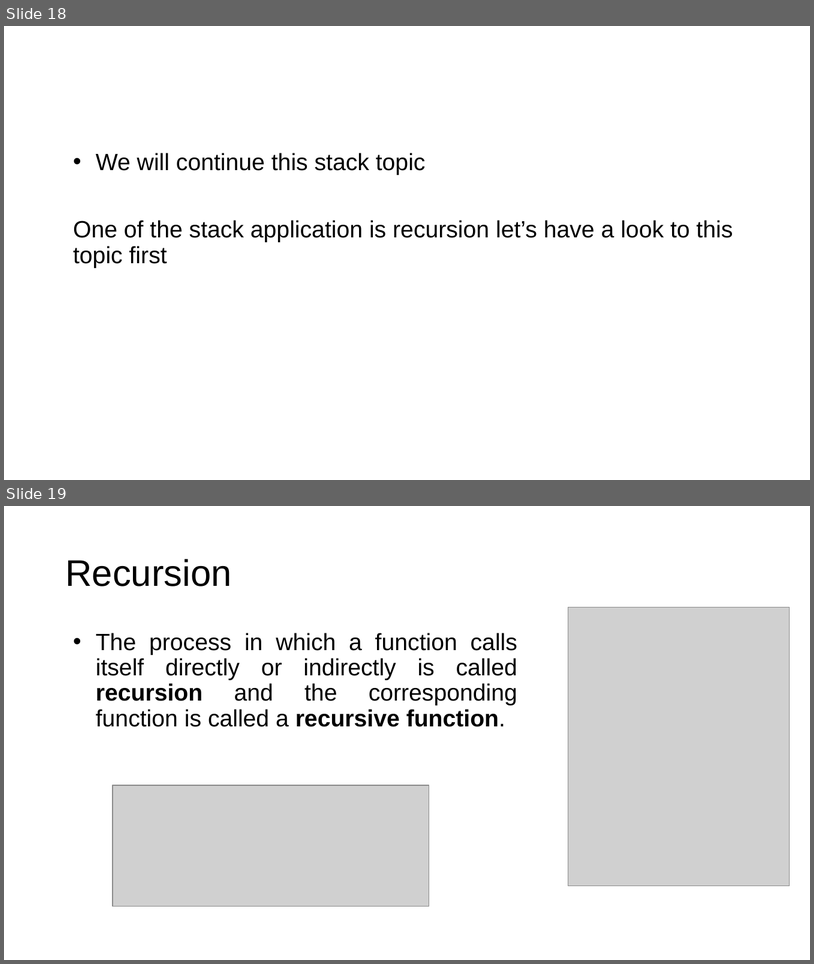
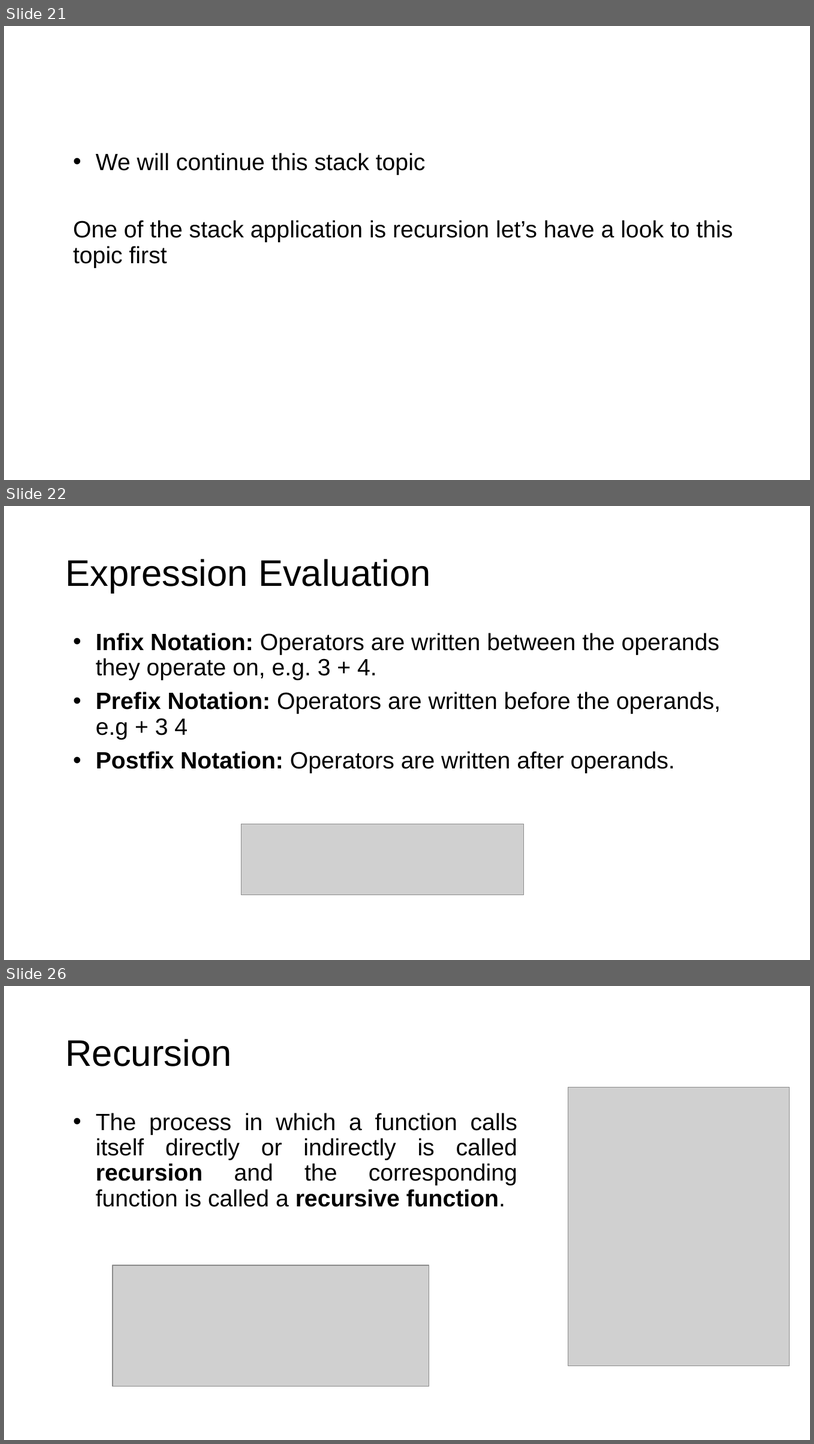
Before and after one commit to MuxammilSidd/FAST-KHI-Semester-3, a slide deck: Data Structures (Theory)/Slides/Ms. Rafia's GCR/DSA Week#04-05 Ms.Rafia.pptx. Shown one above the other, each under a label of ours: slides 18 and 19 before the commit, slides 21, 22 and 26 after it; the slides between them are not shown. The pictures are 814x964 and 814x1444 pixels, drawn with LibreOffice and Linux fonts; fonts in the diff are those of the drawing; grey boxes stand for pictures. Boxes give left, top, right and bottom in pixels: in the first picture for what was removed or moved away, otherwise in the second. Text is boxed around its words. In the diff, an @@ line names an element or a change of style, - is before the commit and + after.

```diff
--- a/Data Structures (Theory)/Slides/Ms. Rafia's GCR/DSA Week#04-05 Ms.Rafia.pptx
+++ b/Data Structures (Theory)/Slides/Ms. Rafia's GCR/DSA Week#04-05 Ms.Rafia.pptx
@@ slide 22 added at bbox=[4, 506, 810, 960], background #FFFFFF @@
@@ title added at bbox=[65, 559, 431, 593], 44 pt, text #000000 @@
+Expression Evaluation
@@ text added at bbox=[96, 633, 721, 773], 28 pt, text #000000 @@
+• Infix Notation: Operators are written between the operands they operate on, e.g. 3 + 4.
+• Prefix Notation: Operators are written before the operands, e.g + 3 4
+• Postfix Notation: Operators are written after operands.
@@ picture added at bbox=[241, 823, 524, 894] @@
@@ what was slide 18 is now slide 21 @@
@@ what was slide 19 is now slide 26 @@
```
Also in this commit, not shown: 1 slide changed, 6 other slides added, 45 other files.
